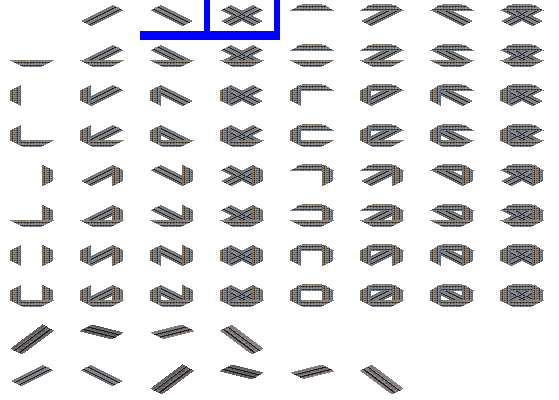
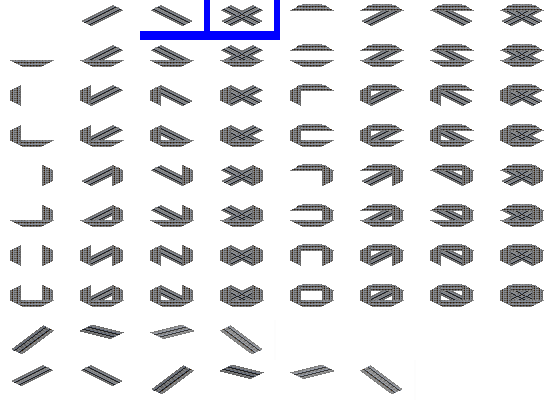
The second 559×400 image is a revision of the first. Changes to its layers:
painted on "b_parts_shin_jp_conc_blst_slopes copy" over [151, 364, 403, 394]
painted on "b_parts_shin_jp_conc_blst_slopes" over [11, 324, 263, 354]
